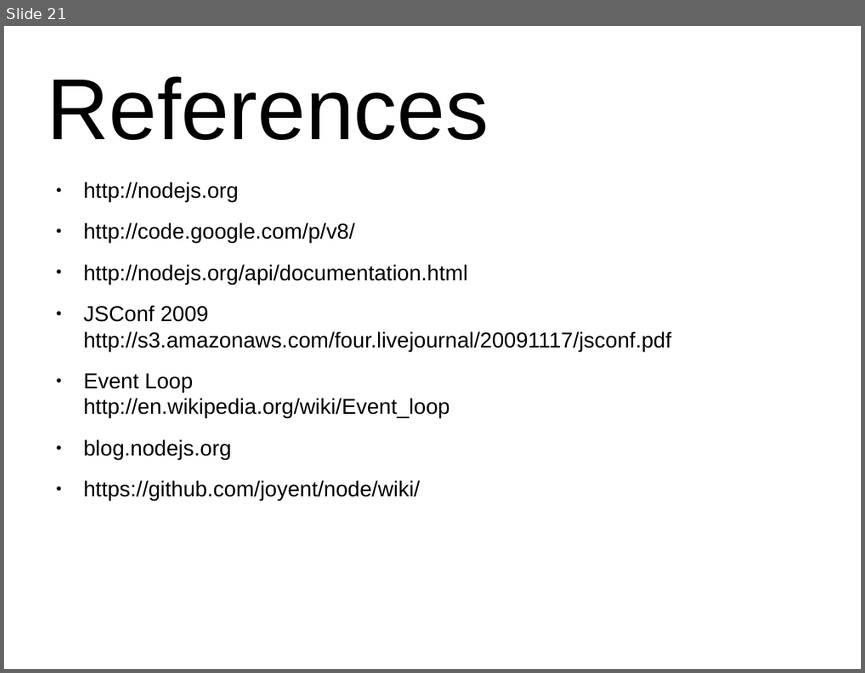
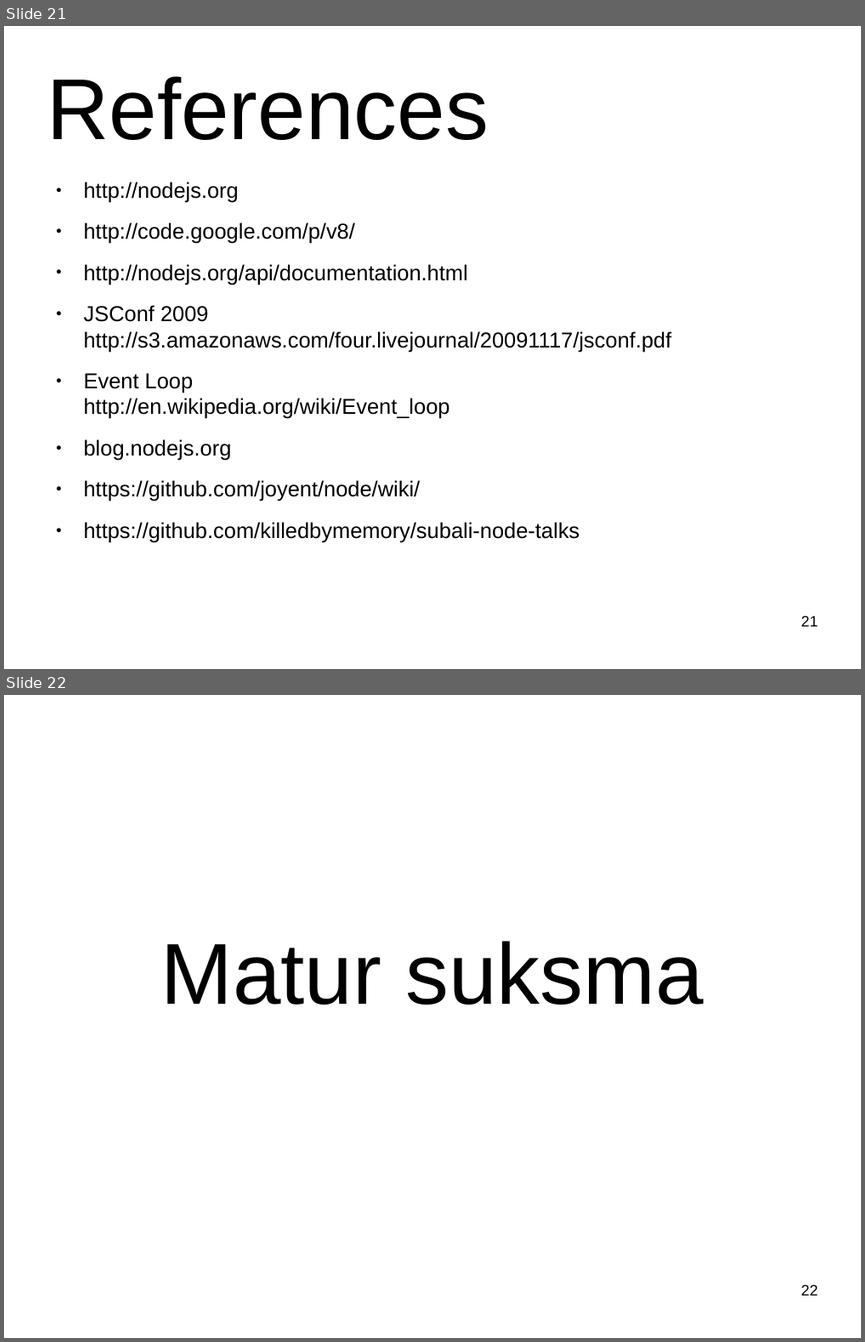
Before and after one commit to killedbymemory/subali-node-talks, a slide deck: nodejs.odp. Shown one above the other, each under a label of ours: slide 21 before the commit, slides 21 and 22 after it. The pictures are 865x673 and 865x1342 pixels, drawn with LibreOffice and Linux fonts; fonts in the diff are those of the drawing. Boxes give left, top, right and bottom in pixels: in the first picture for what was removed or moved away, otherwise in the second. Text is boxed around its words. In the diff, an @@ line names an element or a change of style, - is before the commit and + after.

```diff
--- a/nodejs.odp
+++ b/nodejs.odp
@@ slide 22 added at [4,695,861,1338], background #FFFFFF @@
@@ subtitle added at [161,941,703,1004], 80 pt, text #000000 @@
+Matur suksma
@@ page number added at [801,1284,818,1295], 14 pt, text #000000 @@
+22
@@ slide 21 changed as well @@
@@ text at [84,522,580,542]: paragraph added @@
+● https://github.com/killedbymemory/subali-node-talks
@@ page number added at [801,615,818,626], 14 pt, text #000000 @@
+21
```
Also in this commit, not shown: 19 other slides changed.
